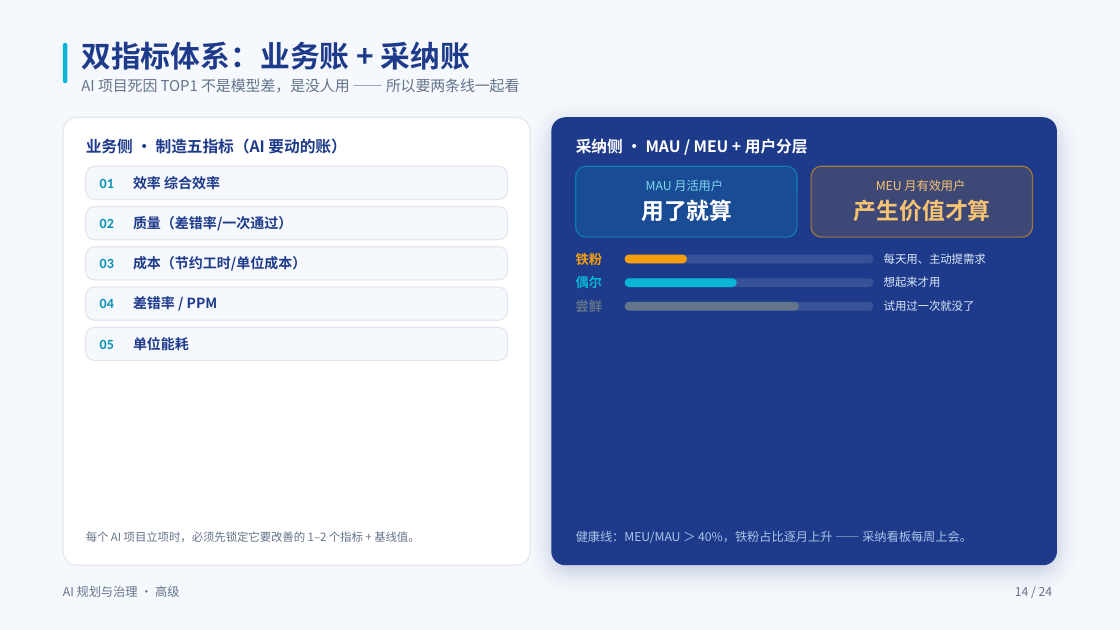
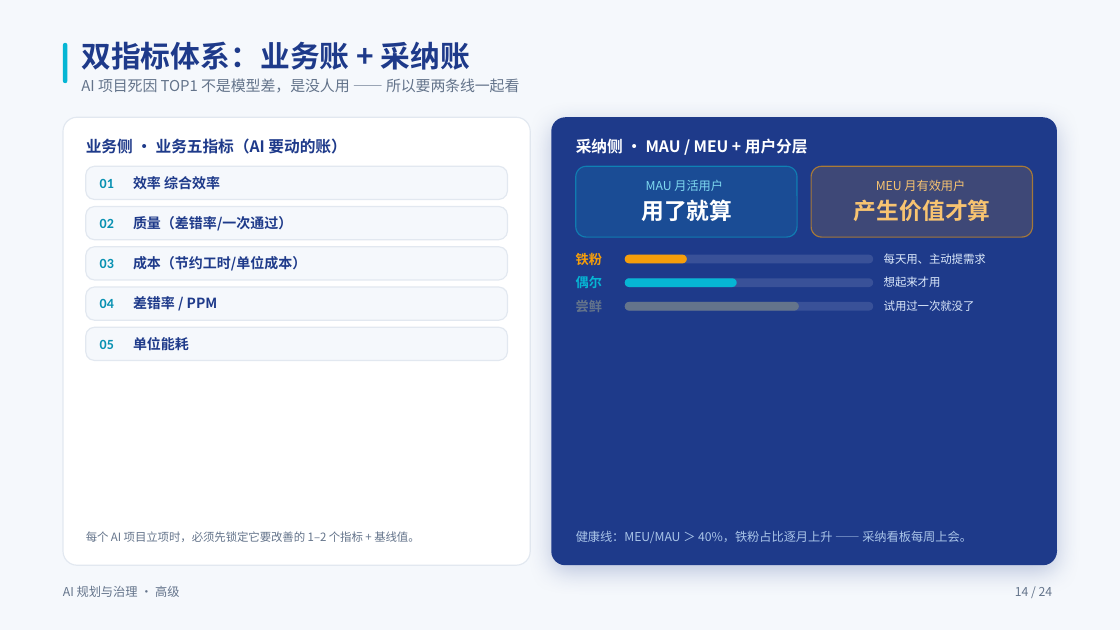
Before and after one commit to swift3000/qiyepinpeixun, a slide deck: slide 14 of 企业AI培训_交付包/高级课程_完整交付包/03_PPT课件/高级_规划层_PPT.pptx. Drawn at 1120x630 pixels with LibreOffice and Linux fonts; fonts in the diff are those of the drawing. Boxes give left, top, right and bottom in pixels: in the first picture for what was removed or moved away, otherwise in the second. Text is boxed around its words. In the diff, an @@ line names an element or a change of style, - is before the commit and + after.

```diff
--- a/企业AI培训_交付包/高级课程_完整交付包/03_PPT课件/高级_规划层_PPT.pptx
+++ b/企业AI培训_交付包/高级课程_完整交付包/03_PPT课件/高级_规划层_PPT.pptx
@@ text at (x1=86, y1=138, x2=346, y2=154): text changed @@
-业务侧 · 制造五指标（AI 要动的账）
+业务侧 · 业务五指标（AI 要动的账）
```
Also in this commit, not shown: 9 other slides changed, 3 other files.
